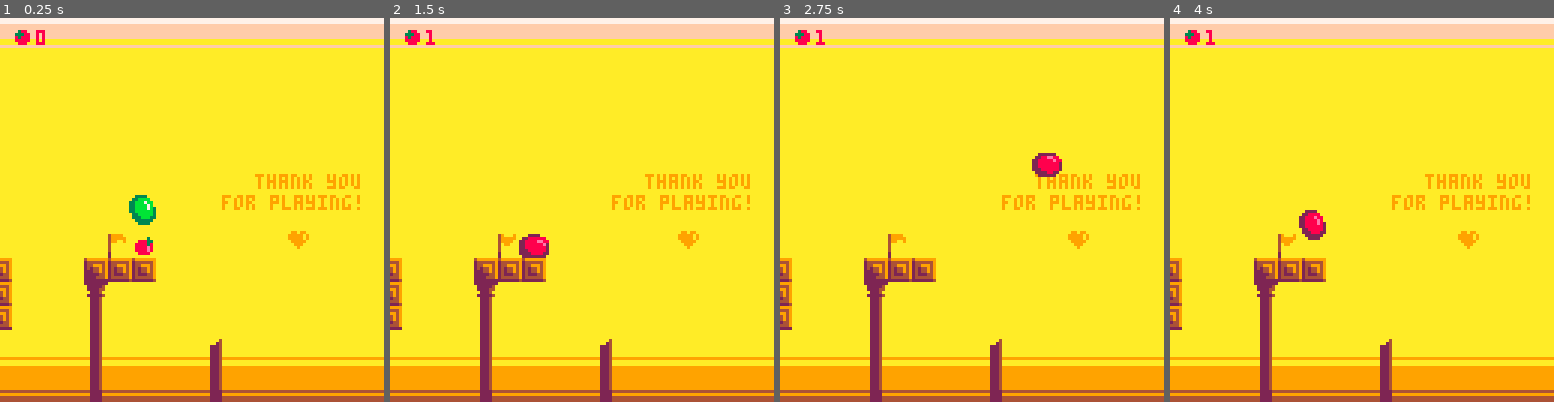
Above: before the commit, frames 1-4 (left to right).
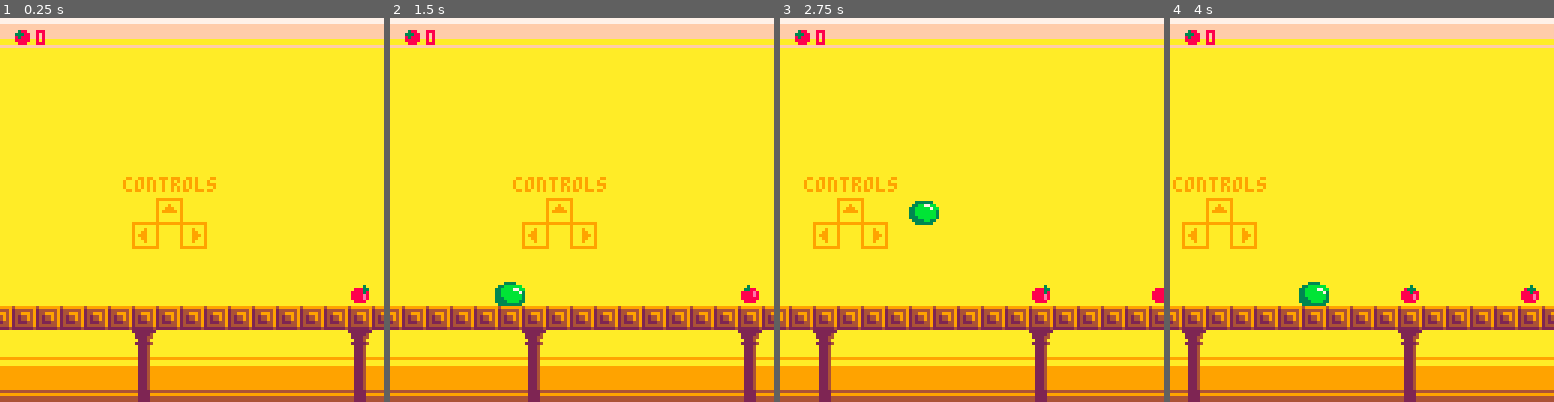
Above: after the commit, the same moments.

Repository: aylanonsense/agab
Game: PICO-8 cartridge cart.p8
Two runs of this game, one before a commit and one after it. Both use one fixed random seed, a clock stepped at 60 frames per second and the inputs below.
Inputs:
- Up to frame 1 (0.25 s): no input
- Up to frame 2 (1.5 s): tap X (X key) at 0.33, 1.07 s; tap O (Z key) at 0.7 s
- Up to frame 3 (2.75 s): hold Right 1.6-2.1 s; tap O (Z key) at 1.7, 2.1, 2.5 s; tap X (X key) at 1.85 s; hold Up 2.15-2.42 s; hold Right from 2.47 s (still down)
- Up to frame 4 (4 s): tap O (Z key) at 2.9, 3.3, 3.7 s; tap X (X key) at 2.97 s; release Right at 3.03 s; hold Left 3.08-3.58 s; hold Down 3.63-3.97 s

The runs differ from the first frame. In frame 1, 13% of the frame differs, in the area x 0-100%, y 40-100%; in frame 2, 14%; in frame 3, 14%, in the area x 0-100%, y 3-100%; in frame 4, 14%.

Commit message:
Sound effects, timer, red slime

Diff:
--- a/cart.p8
+++ b/cart.p8
@@ -26,6 +26,8 @@
 local camera_x=4
 local num_tomatoes=0
 local tomatoes_collected=0
+local timer=0
+local frames=0
 
 -- a dictionary of entity classes that can be spawned via spawn_entity
 -- todo: tap up to stick into the underside of a short ceiling
@@ -73,7 +75,7 @@
 			end
 		end,
 		update=function(self)
-			if self.frames_alive<5 then
+			if self.frames_alive<10 then
 				return
 			end
 			self.prev_vx,self.prev_vy=self.vx,self.vy
@@ -197,7 +199,7 @@
 			end
 		end,
 		draw=function(self)
-			if self.frames_alive<5 then
+			if self.frames_alive<10 then
 				return
 			end
 			-- self:draw_outline(9)
@@ -218,9 +220,9 @@
 			else
 				sprite=32+landing_sprite_offset
 			end
-			local shadow_color=ternary(tomatoes_collected>0,2,3)
-			local base_color=ternary(tomatoes_collected>0,8,11)
-			local highlight_color=ternary(tomatoes_collected>0,14,7)
+			local shadow_color=ternary(tomatoes_collected>=num_tomatoes,2,3)
+			local base_color=ternary(tomatoes_collected>=num_tomatoes,8,11)
+			local highlight_color=ternary(tomatoes_collected>=num_tomatoes,14,7)
 			pal(3,shadow_color)
 			pal(11,base_color)
 			pal(7,highlight_color)
@@ -293,8 +295,10 @@
 			end
 			if abs(self.prev_vx)>1.75 or abs(self.prev_vy)>1.75 then
 				self.landing_animation_frames=1
+				sfx(1,1)
 			elseif abs(self.prev_vx)>0.75 or abs(self.prev_vy)>0.75 then
 				self.landing_animation_frames=9
+				sfx(1,1)
 			else
 				self.landing_animation_frames=14
 			end
@@ -321,6 +325,7 @@
 			local momentum_vx=self.momentum_level
 			-- jump off of a surface
 			if self.jumpable_surface_buffer_frames>0 then
+				sfx(0,0)
 				-- continue gaining momentum
 				if dir==self.momentum_dir then
 					increment_counter_prop(self,"momentum_level")
@@ -348,6 +353,7 @@
 				end
 			-- exhaust double jump to jump in mid-air
 			else
+				sfx(2,0)
 				self.has_double_jump=false
 				if (dir=="left" or dir=="right") and self.momentum_dir!=dir then
 					self.momentum_dir=dir
@@ -401,6 +407,7 @@
 			if self.flag then
 				slime=spawn_entity("slime",self.flag.x+7,self.flag.y-16)
 				slime.flag=self.flag
+				sfx(5,3)
 			end
 		end
 	},
@@ -432,6 +439,7 @@
 			spr(sprite,self.x-0.5,self.y-1.5)
 		end,
 		on_hurt=function(self)
+			sfx(4,2)
 			self:die()
 			tomatoes_collected+=1
 		end
@@ -440,6 +448,7 @@
 		is_activated=false,
 		update=function(self)
 			if not self.is_activated and slime and slime.x+slime.width>self.x then
+				sfx(3,3)
 				self.is_activated=true
 				slime.flag=self
 			end
@@ -481,7 +490,7 @@
 	-- 		spr(1,self.x+0.5,self.y+0.5)
 	-- 	end
 	-- })
-	slime=spawn_entity("slime",39+872,85-27)
+	slime=spawn_entity("slime",39,75)
 	-- spawn_entity("tomato",50,60)
 	-- load level
 	local col
@@ -499,6 +508,13 @@
 
 -- local skip_frames=0
 function _update()
+	if not slime or not slime.flag or slime.flag.x<800 then
+		frames+=1
+		if frames>=30 then
+			frames=0
+			timer=min(timer+1,5999)
+		end
+	end
 	-- skip_frames+=1
 	-- if skip_frames%10>0 and not btn(5) then return end
 	-- keep better track of button presses
@@ -569,6 +585,7 @@
 	-- draw ending
 	print("thank you",953,52,9)
 	print("for playing!",942,59,9)
+	print(flr(timer/60)..":"..ternary(timer%60<10,"0","")..(timer%60),905,59)
 	spr(15,964,70)
 	-- draw all the entities
 	local entity
@@ -923,9 +940,16 @@
 0000000000000000000000000000000000000000000000007c0000000000000000000000000000007c0000000000000000000000007c000000200000002000000000010101000000000000000201017c00000000000020000000000000000000001000007c00007c000010000000000000000000000000000000000000000000
 0000000000000000000000000000000000000000000000000000000000000000000000000000000000000000008c00000000000000000000002000000020000000000101010000000000000002010100000000000000200000000000000000000020000000000000000020000000000000000000000000000000000000000000
 00000000000000000000000000000000000000000000000000000000000000000000000000000000000001010101010101010101000000020101000000020100000002010100000000000000030202000000000000002000000000000000000000200000000000000000200000000000008c7c00000000000000000000000000
-0000000000000000000000000000000000000000000000000000000000000000000000000000000000000100000000000000001000000010001000000010000000000202010000000000000000100000000000000000200000000000000000020101000000000000000002010100000002010100000000000000000000000000
+000000000000000000000000000000000000000000000000000000000000000000007c000000000000000100000000000000001000000010001000000010000000000202010000000000000000100000000000000000200000000000000000020101000000000000000002010100000002010100000000000000000000000000
 0000000000000000000000000000007c000000007c0000010101010101060606060101010100000000000100000000000000002000000020002000000020000000000202020000000000000000200000000000000000200000000000000000020101000000000000000002010100000010000000000000000000000000000000
 0101010101010101010101010101010101010101010101010100000001060606060100010101010101010100000000000000002000000020002000000020002100000303020000000000000000200000000000000000200000000000000000030202000000000000000003020200000020000000000000000000000000000000
 0000000000001000000000000000001000000000000000001000000002060606060200000000000000001000000000000000002000000020002000000020002000000403030000000000000000200000000000000000200000000000000000001000000000000000000000100000000020000000002100000000000000000000
 0000000000002000000000000000002000000000000000002000000003030303030300000000000000002000000000000000002000000020002000000020002000000504040000000000000000200000000000000000200000000000000000002000000000000000000000200000000020000000002000000000000000000000
 0000000000003000000000000000003000000000000000003000000000000000001000000000000000003000000000000000003000000030003000000030003000000505050000000000000000300000000000000000300000000000000000003000000000000000000000300000000030000000003000000000000000000000
+…(7 lines of a section not shown)…
Not shown, changed: the sound effects (__sfx__) section of cart.p8
